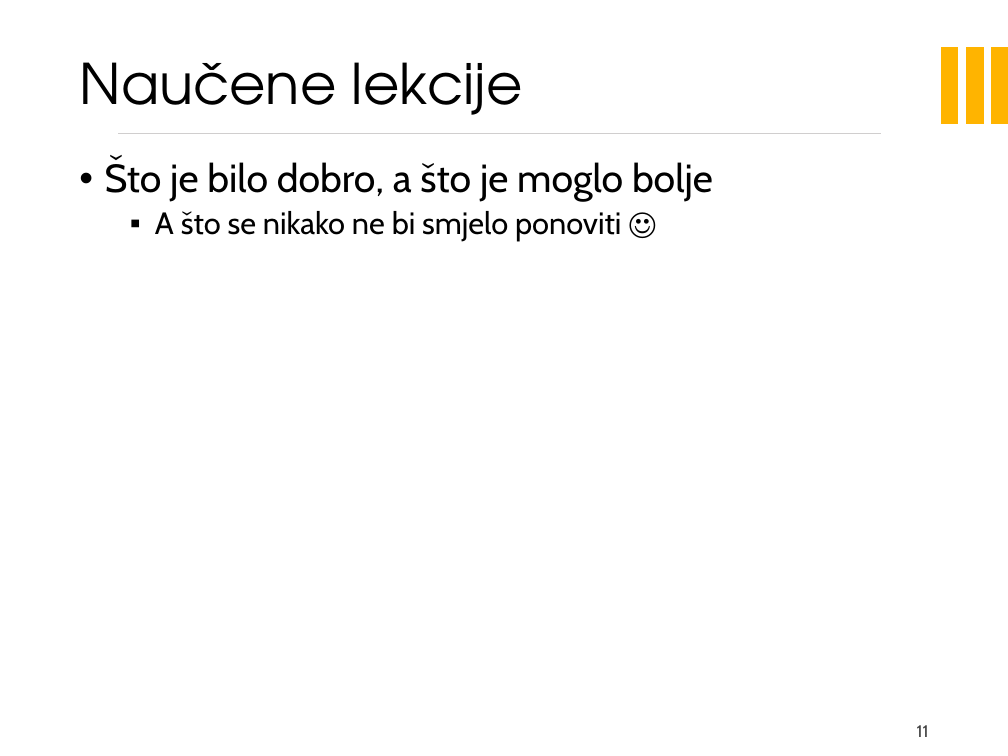
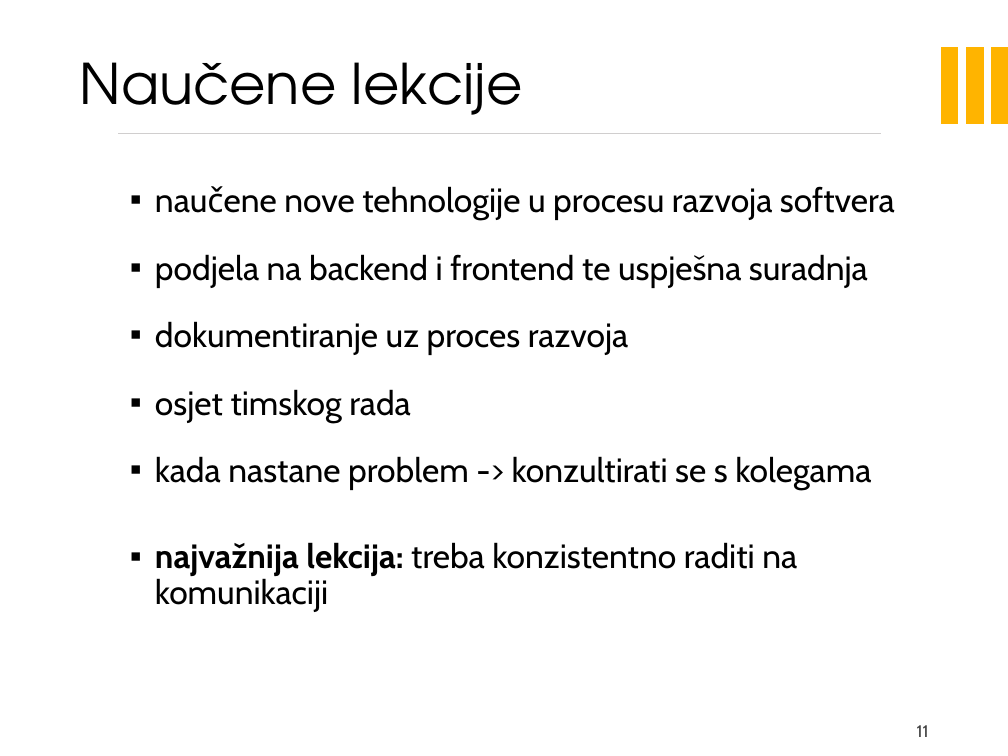
Before and after one commit to doms911/posterized, a slide deck: slide 11 of PROGI_2023_Posterized_prezentacija.pptx. Drawn at 1008x756 pixels with LibreOffice and Linux fonts; fonts in the diff are those of the drawing; background and template pictures are left out. Boxes give left, top, right and bottom in pixels: in the first picture for what was removed or moved away, otherwise in the second. Text is boxed around its words. In the diff, an @@ line names an element or a change of style, - is before the commit and + after.

Commit message:
jos samo arhitektura sustava

```diff
--- a/PROGI_2023_Posterized_prezentacija.pptx
+++ b/PROGI_2023_Posterized_prezentacija.pptx
@@ text at (155, 186, 895, 612): text changed; size 28 to 24 pt @@
-• Što je bilo dobro, a što je moglo bolje
-  ▪ A što se nikako ne bi smjelo ponoviti ☺
+  ▪ naučene nove tehnologije u procesu razvoja softvera
+  ▪ podjela na backend i frontend te uspješna suradnja
+  ▪ dokumentiranje uz proces razvoja
+  ▪ osjet timskog rada
+  ▪ kada nastane problem -> konzultirati se s kolegama
+  ▪ najvažnija lekcija: treba konzistentno raditi na komunikaciji
```
